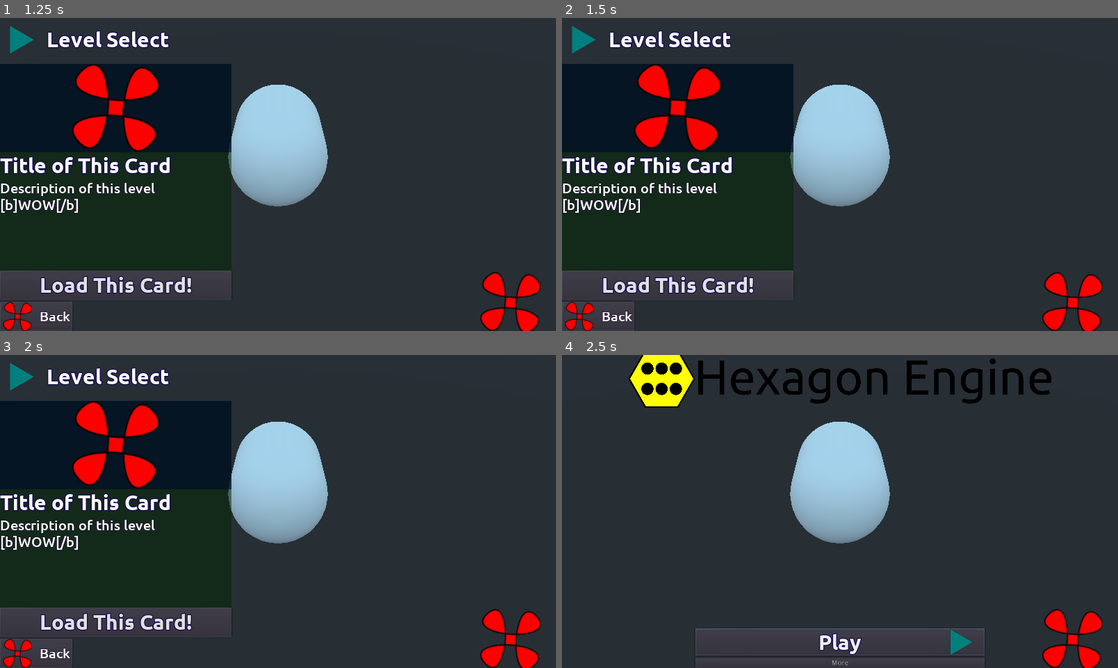
Above: before the commit, frames 1-4 (two rows, left to right).
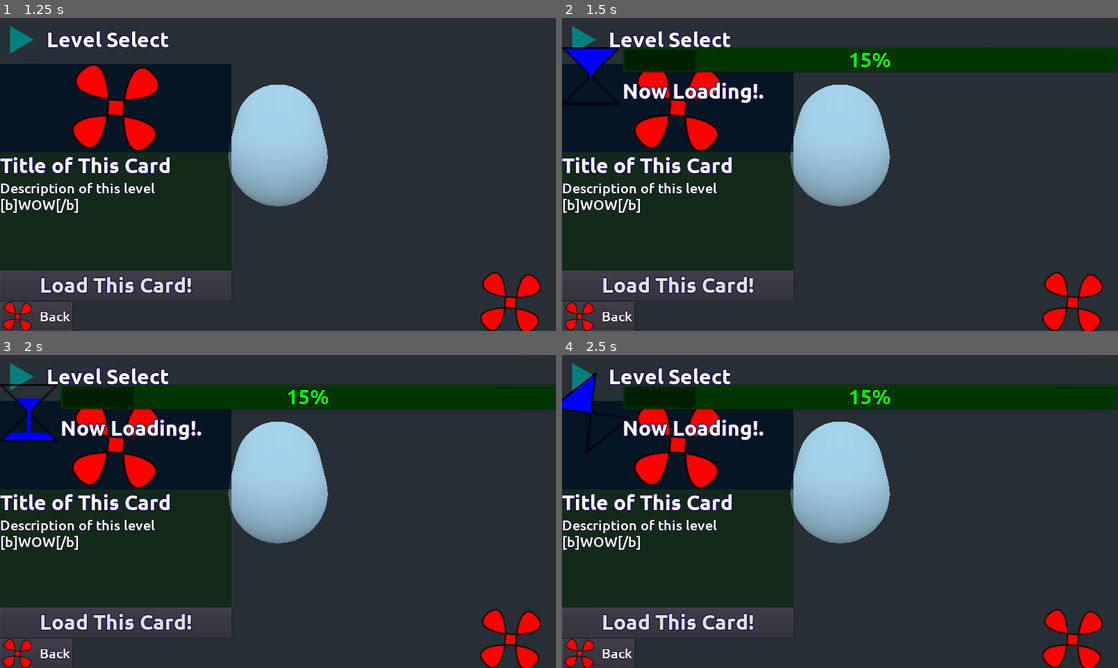
Above: after the commit, the same moments.

Repository: Perkedel/HexagonEngine
Game: Godot game, scene res://HexagonEngineCore.tscn
The game is run twice, just before and just after one commit, with the same random seed, the same clock (stepped at 60 frames per second) and the same inputs.
Inputs (mouse positions are in pixels of both pictures, inside the frame that each line leads up to):
- Up to frame 1 (1.25 s): click "Play" at 0.5 s
- Up to frame 2 (1.5 s): tap Enter at 1.25 s; move the mouse to (962, 158) at 1.27 s; hold Right (ui_right) from 1.28 s (still down); hold 5 from 1.28 s (still down); right-click (962, 158) at 1.35 s; click (962, 158) at 1.42 s
- Up to frame 3 (2 s): keep holding Right (ui_right); keep holding 5
- Up to frame 4 (2.5 s): release Right (ui_right) at 2 s; release 5 at 2 s; click (600, 652) at 2 s

Frame 1 is identical in both runs. In frame 2, 8.3% of the frame differs, in the area x 0-100%, y 9-28%; in frame 3, 8.3%; in frame 4, 39%, in the area x 0-100%, y 0-100%.

Commit message:
Prepared Loading Bar graphics
refer to these tutorials to make loading bar threads

https://www.youtube.com/watch?v=9sHKaQBcgO8
https://www.youtube.com/watch?v=-x0M17IwG0s
https://docs.godotengine.org/en/3.1/tutorials/io/background_loading.html
https://godotengine.org/qa/30565/a-loading-bar-demo

Diff:
--- a/DummyTest/PopupTest.gd
+++ b/DummyTest/PopupTest.gd
@@ -14,7 +14,8 @@
 
 # Called every frame. 'delta' is the elapsed time since the previous frame.
 func _process(delta):
-	if Input.is_mouse_button_pressed(2):
-		$PopupMenu.popup()
+	#if Input.is_mouse_button_pressed(2):
+	if Input.is_action_just_pressed("ui_mouse_right"):
+		$PopupMenu.popup(Rect2(get_local_mouse_position(), Vector2(100,200)))
 		pass
 	pass
--- /dev/null
+++ b/GameDVDCardtridge/TemplateHexagonEngine/MenuPart/GravityHourGlass.tscn
@@ -0,0 +1,19 @@
+[gd_scene load_steps=2 format=2]
+
+[ext_resource path="res://Sprites/AnimatedTexture/GravityHourGlass-Animate.tres" type="Texture" id=1]
+
+[node name="GravityHourGlass" type="TextureRect"]
+anchor_left = 0.5
+anchor_top = 0.5
+anchor_right = 0.5
+anchor_bottom = 0.5
+margin_left = -100.0
+margin_top = -100.0
+margin_right = 100.0
+margin_bottom = 100.0
+rect_min_size = Vector2( 200, 200 )
+rect_pivot_offset = Vector2( 100, 100 )
+size_flags_vertical = 3
+texture = ExtResource( 1 )
+expand = true
+stretch_mode = 6
--- /dev/null
+++ b/GameDVDCardtridge/TemplateHexagonEngine/MenuPart/LoadingAnimates.tscn
@@ -0,0 +1,37 @@
+[gd_scene load_steps=3 format=2]
+
+[sub_resource type="Animation" id=1]
+resource_name = "GravityHourGlassRotate"
+loop = true
+tracks/0/type = "value"
+tracks/0/path = NodePath("HBoxContainer/GravityHourGlass:rect_rotation")
+tracks/0/interp = 1
+tracks/0/loop_wrap = false
+tracks/0/imported = false
+tracks/0/enabled = true
+tracks/0/keys = {
+"times": PoolRealArray( 0, 1 ),
+"transitions": PoolRealArray( 1, 1 ),
+"update": 0,
+"values": [ 0.0, 360.0 ]
+}
+
+[sub_resource type="Animation" id=2]
+resource_name = "GravityHourGlassStonp"
+tracks/0/type = "value"
+tracks/0/path = NodePath("HBoxContainer/GravityHourGlass:rect_rotation")
+tracks/0/interp = 1
+tracks/0/loop_wrap = true
+tracks/0/imported = false
+tracks/0/enabled = true
+tracks/0/keys = {
+"times": PoolRealArray( 0, 1 ),
+"transitions": PoolRealArray( 1, 1 ),
+"update": 0,
+"values": [ 0.0, 0.0 ]
+}
+
+[node name="LoadingAnimates" type="AnimationPlayer"]
+autoplay = "GravityHourGlassRotate"
+anims/GravityHourGlassRotate = SubResource( 1 )
+anims/GravityHourGlassStonp = SubResource( 2 )
--- /dev/null
+++ b/GameDVDCardtridge/TemplateHexagonEngine/MenuPart/LoadingPopup.gd
@@ -0,0 +1,99 @@
+extends Popup
+
+# Declare member variables here. Examples:
+# var a = 2
+# var b = "text"
+export(float, 0, 100) var ProgressMeterValue
+export(String) var ProgressWording
+var Dots = "......."
+export(bool) var LoadingCompleted = false
+export(Color) var IncompleteLoadingColor
+export(Color) var CompleteLoadingColor
+export(float,0,360) var HourglassRotateDegree
+
+# Called when the node enters the scene tree for the first time.
+func _ready():
+	$DotFramePerSec.start(.5)
+	pass # Replace with function body.
+
+func SpawnLoading():
+	popup()
+	DeCompleteTheLoadingNow()
+	pass
+
+func DespawnLoading():
+	hide()
+	pass
+
+func DeCompleteTheLoadingNow():
+	LoadingCompleted = false
+	#$LoadingAnimates.play("GravityHourGlassRotate")
+	$Timerout.stop()
+	$DotFramePerSec.start()
+	$HourglassFramesPerSec.start()
+	ProgressWording = "Now Loading!"
+	pass
+
+func CompleteTheLoadingNow():
+	LoadingCompleted = true
+	#$LoadingAnimates.play("GravityHourGlassStonp")
+	$Timerout.start()
+	$DotFramePerSec.stop()
+	$HourglassFramesPerSec.stop()
+	ProgressWording = "Loading Completed!"
+	pass
+
+func UpdateDots():
+	Dots += "."
+	if Dots == "........":
+		Dots = ""
+		pass
+	pass
+
+func RotateHourglass():
+	HourglassRotateDegree += 2
+	if HourglassRotateDegree >= 360:
+		HourglassRotateDegree = 0
+		pass
+
+	pass
+
+# Called every frame. 'delta' is the elapsed time since the previous frame.
+func _process(delta):
+	$HBoxContainer/VBoxContainer/ProgressBar.value = ProgressMeterValue
+	$HBoxContainer/VBoxContainer/LoadingHintWord.text = ProgressWording + Dots
+
+	if Input.is_key_pressed(KEY_5):
+		SpawnLoading()
+		pass
+
+	if Input.is_key_pressed(KEY_4):
+		CompleteTheLoadingNow()
+		pass
+
+	if LoadingCompleted:
+		$HBoxContainer/VBoxContainer/ProgressBar.self_modulate = CompleteLoadingColor
+
+		pass
+	else:
+		$HBoxContainer/VBoxContainer/ProgressBar.self_modulate = IncompleteLoadingColor
+		pass
+
+	$HBoxContainer/GravityHourGlass.set_rotation_degrees(HourglassRotateDegree)
+	pass
+
+
+func _on_Timerout_timeout():
+	#$LoadingAnimates.stop()
+	hide()
+	pass # Replace with function body.
+
+
+func _on_DotFramePerSec_timeout():
+	UpdateDots()
+	pass # Replace with function body.
+
+
+func _on_HourglassFramesPerSec_timeout():
+	RotateHourglass()
+	pass # Replace with function body.
--- /dev/null
+++ b/GameDVDCardtridge/TemplateHexagonEngine/MenuPart/LoadingPopup.tscn
@@ -0,0 +1,73 @@
+[gd_scene load_steps=4 format=2]
+
+[ext_resource path="res://GameDVDCardtridge/TemplateHexagonEngine/MenuPart/LoadingPopup.gd" type="Script" id=1]
+[ext_resource path="res://GameDVDCardtridge/TemplateHexagonEngine/MenuPart/GravityHourGlass.tscn" type="PackedScene" id=2]
+[ext_resource path="res://font/Built/Ubuntu_B_72.tres" type="DynamicFont" id=3]
+
+[node name="LoadingPopup" type="Popup"]
+visible = true
+anchor_right = 1.0
+margin_top = 100.0
+margin_bottom = 300.0
+popup_exclusive = true
+script = ExtResource( 1 )
+ProgressMeterValue = 15.0
+ProgressWording = "Loading Wordings"
+IncompleteLoadingColor = Color( 0, 1, 0, 1 )
+CompleteLoadingColor = Color( 0, 0, 1, 1 )
+
+[node name="HBoxContainer" type="HBoxContainer" parent="."]
+anchor_right = 1.0
+anchor_bottom = 1.0
+
+[node name="GravityHourGlass" parent="HBoxContainer" instance=ExtResource( 2 )]
+anchor_left = 0.0
+anchor_top = 0.0
+anchor_right = 0.0
+anchor_bottom = 0.0
+margin_left = 0.0
+margin_top = 0.0
+margin_right = 200.0
+margin_bottom = 200.0
+
+[node name="VBoxContainer" type="VBoxContainer" parent="HBoxContainer"]
+margin_left = 208.0
+margin_right = 1920.0
+margin_bottom = 200.0
+size_flags_horizontal = 3
+size_flags_vertical = 7
+
+[node name="ProgressBar" type="ProgressBar" parent="HBoxContainer/VBoxContainer"]
+self_modulate = Color( 0, 1, 0, 1 )
+margin_right = 1712.0
+margin_bottom = 90.0
+rect_min_size = Vector2( 0, 90 )
+size_flags_horizontal = 3
+size_flags_vertical = 2
+custom_fonts/font = ExtResource( 3 )
+value = 15.0
+rounded = true
+
+[node name="LoadingHintWord" type="Label" parent="HBoxContainer/VBoxContainer"]
+margin_top = 107.0
+margin_right = 1712.0
+margin_bottom = 197.0
+rect_min_size = Vector2( 0, 90 )
+size_flags_horizontal = 3
+size_flags_vertical = 6
+custom_fonts/font = ExtResource( 3 )
+text = "LoadingWord"
+valign = 1
+
+[node name="Timerout" type="Timer" parent="."]
+wait_time = 2.0
+one_shot = true
+
+[node name="DotFramePerSec" type="Timer" parent="."]
+wait_time = 0.5
+
+[node name="HourglassFramesPerSec" type="Timer" parent="."]
+wait_time = 0.01
+[connection signal="timeout" from="Timerout" to="." method="_on_Timerout_timeout"]
+[connection signal="timeout" from="DotFramePerSec" to="." method="_on_DotFramePerSec_timeout"]
+[connection signal="timeout" from="HourglassFramesPerSec" to="." method="_on_HourglassFramesPerSec_timeout"]
--- a/GameDVDCardtridge/TemplateHexagonEngine/MenuPart/Spaces/UIspace.tscn
+++ b/GameDVDCardtridge/TemplateHexagonEngine/MenuPart/Spaces/UIspace.tscn
@@ -1,10 +1,11 @@
-[gd_scene load_steps=6 format=2]
+[gd_scene load_steps=7 format=2]
 
 [ext_resource path="res://Scripts/UIspace.gd" type="Script" id=1]
 [ext_resource path="res://GameDVDCardtridge/TemplateHexagonEngine/MenuPart/MainMenu.tscn" type="PackedScene" id=2]
 [ext_resource path="res://Sprites/MavrickleIcon.png" type="Texture" id=3]
 [ext_resource path="res://GameDVDCardtridge/TemplateHexagonEngine/MenuPart/NextMenu.tscn" type="PackedScene" id=4]
 [ext_resource path="res://GameDVDCardtridge/TemplateHexagonEngine/MenuPart/AreYouSureDialog.tscn" type="PackedScene" id=5]
+[ext_resource path="res://GameDVDCardtridge/TemplateHexagonEngine/MenuPart/LoadingPopup.tscn" type="PackedScene" id=6]
 
 [node name="UIspace" type="Control"]
 pause_mode = 2
@@ -35,6 +36,9 @@
 anchor_bottom = 1.0
 
 [node name="AreYouSureDialog" parent="." instance=ExtResource( 5 )]
+
+[node name="LoadingPopup" parent="." instance=ExtResource( 6 )]
+visible = false
 [connection signal="PressChangeDVD" from="MainMenu" to="." method="_on_MainMenu_PressChangeDVD"]
 [connection signal="PressExit" from="MainMenu" to="." method="_on_MainMenu_PressExit"]
 [connection signal="PressExtras" from="MainMenu" to="." method="_on_MainMenu_PressExtras"]
--- a/HexagonEngineCore.tscn
+++ b/HexagonEngineCore.tscn
@@ -14,7 +14,7 @@
 
 [node name="TemplateHexagonEngine" parent="DVDCartridgeSlot" instance=ExtResource( 3 )]
 
-[node name="MetaMenu" type="Node" parent="."]
+[node name="MetaMenu" type="CanvasLayer" parent="."]
 
 [node name="ChangeDVDMenu" parent="MetaMenu" instance=ExtResource( 4 )]
 visible = false
--- /dev/null
+++ b/Sprites/AnimatedTexture/GravityHourGlass-Animate.tres
@@ -0,0 +1,125 @@
+[gd_resource type="AnimatedTexture" load_steps=39 format=2]
+
+[ext_resource path="res://Piskel/Gravity_HourGlass/GravityHourGlass_00.png" type="Texture" id=1]
+[ext_resource path="res://Piskel/Gravity_HourGlass/GravityHourGlass_01.png" type="Texture" id=2]
+[ext_resource path="res://Piskel/Gravity_HourGlass/GravityHourGlass_10.png" type="Texture" id=3]
+[ext_resource path="res://Piskel/Gravity_HourGlass/GravityHourGlass_11.png" type="Texture" id=4]
+[ext_resource path="res://Piskel/Gravity_HourGlass/GravityHourGlass_12.png" type="Texture" id=5]
+[ext_resource path="res://Piskel/Gravity_HourGlass/GravityHourGlass_13.png" type="Texture" id=6]
+[ext_resource path="res://Piskel/Gravity_HourGlass/GravityHourGlass_14.png" type="Texture" id=7]
+[ext_resource path="res://Piskel/Gravity_HourGlass/GravityHourGlass_15.png" type="Texture" id=8]
+[ext_resource path="res://Piskel/Gravity_HourGlass/GravityHourGlass_16.png" type="Texture" id=9]
+[ext_resource path="res://Piskel/Gravity_HourGlass/GravityHourGlass_17.png" type="Texture" id=10]
+[ext_resource path="res://Piskel/Gravity_HourGlass/GravityHourGlass_19.png" type="Texture" id=11]
+[ext_resource path="res://Piskel/Gravity_HourGlass/GravityHourGlass_02.png" type="Texture" id=12]
+[ext_resource path="res://Piskel/Gravity_HourGlass/GravityHourGlass_20.png" type="Texture" id=13]
+[ext_resource path="res://Piskel/Gravity_HourGlass/GravityHourGlass_21.png" type="Texture" id=14]
+[ext_resource path="res://Piskel/Gravity_HourGlass/GravityHourGlass_22.png" type="Texture" id=15]
+[ext_resource path="res://Piskel/Gravity_HourGlass/GravityHourGlass_23.png" type="Texture" id=16]
+[ext_resource path="res://Piskel/Gravity_HourGlass/GravityHourGlass_24.png" type="Texture" id=17]
+[ext_resource path="res://Piskel/Gravity_HourGlass/GravityHourGlass_25.png" type="Texture" id=18]
+[ext_resource path="res://Piskel/Gravity_HourGlass/GravityHourGlass_26.png" type="Texture" id=19]
+[ext_resource path="res://Piskel/Gravity_HourGlass/GravityHourGlass_27.png" type="Texture" id=20]
+[ext_resource path="res://Piskel/Gravity_HourGlass/GravityHourGlass_28.png" type="Texture" id=21]
+[ext_resource path="res://Piskel/Gravity_HourGlass/GravityHourGlass_29.png" type="Texture" id=22]
+[ext_resource path="res://Piskel/Gravity_HourGlass/GravityHourGlass_03.png" type="Texture" id=23]
+[ext_resource path="res://Piskel/Gravity_HourGlass/GravityHourGlass_30.png" type="Texture" id=24]
+[ext_resource path="res://Piskel/Gravity_HourGlass/GravityHourGlass_31.png" type="Texture" id=25]
+[ext_resource path="res://Piskel/Gravity_HourGlass/GravityHourGlass_32.png" type="Texture" id=26]
+[ext_resource path="res://Piskel/Gravity_HourGlass/GravityHourGlass_33.png" type="Texture" id=27]
+[ext_resource path="res://Piskel/Gravity_HourGlass/GravityHourGlass_34.png" type="Texture" id=28]
+[ext_resource path="res://Piskel/Gravity_HourGlass/GravityHourGlass_35.png" type="Texture" id=29]
+[ext_resource path="res://Piskel/Gravity_HourGlass/GravityHourGlass_36.png" type="Texture" id=30]
+[ext_resource path="res://Piskel/Gravity_HourGlass/GravityHourGlass_37.png" type="Texture" id=31]
+[ext_resource path="res://Piskel/Gravity_HourGlass/GravityHourGlass_38.png" type="Texture" id=32]
+[ext_resource path="res://Piskel/Gravity_HourGlass/GravityHourGlass_39.png" type="Texture" id=33]
+[ext_resource path="res://Piskel/Gravity_HourGlass/GravityHourGlass_04.png" type="Texture" id=34]
+[ext_resource path="res://Piskel/Gravity_HourGlass/GravityHourGlass_05.png" type="Texture" id=35]
+[ext_resource path="res://Piskel/Gravity_HourGlass/GravityHourGlass_06.png" type="Texture" id=36]
+[ext_resource path="res://Piskel/Gravity_HourGlass/GravityHourGlass_07.png" type="Texture" id=37]
+[ext_resource path="res://Piskel/Gravity_HourGlass/GravityHourGlass_08.png" type="Texture" id=38]
+
+[resource]
+resource_name = "Gravity HourGlass"
+flags = 4
+frames = 40
+fps = 24.0
+frame_0/texture = ExtResource( 1 )
+frame_1/texture = ExtResource( 2 )
+frame_1/delay_sec = 0.0
+frame_2/texture = ExtResource( 12 )
+frame_2/delay_sec = 0.0
+frame_3/texture = ExtResource( 23 )
+frame_3/delay_sec = 0.0
+frame_4/texture = ExtResource( 34 )
+frame_4/delay_sec = 0.0
+frame_5/texture = ExtResource( 35 )
+frame_5/delay_sec = 0.0
+frame_6/texture = ExtResource( 36 )
+frame_6/delay_sec = 0.0
+frame_7/texture = ExtResource( 37 )
+frame_7/delay_sec = 0.0
+frame_8/texture = ExtResource( 38 )
+frame_8/delay_sec = 0.0
+frame_9/texture = ExtResource( 3 )
+frame_9/delay_sec = 0.0
+frame_10/texture = ExtResource( 3 )
+frame_10/delay_sec = 0.0
+frame_11/texture = ExtResource( 4 )
+frame_11/delay_sec = 0.0
+frame_12/texture = ExtResource( 5 )
+frame_12/delay_sec = 0.0
+frame_13/texture = ExtResource( 6 )
+frame_13/delay_sec = 0.0
+frame_14/texture = ExtResource( 7 )
+frame_14/delay_sec = 0.0
+frame_15/texture = ExtResource( 8 )
+frame_15/delay_sec = 0.0
+frame_16/texture = ExtResource( 9 )
+frame_16/delay_sec = 0.0
+frame_17/texture = ExtResource( 10 )
+frame_17/delay_sec = 0.0
+frame_18/texture = ExtResource( 11 )
+frame_18/delay_sec = 0.0
+frame_19/texture = ExtResource( 11 )
+frame_19/delay_sec = 0.0
+frame_20/texture = ExtResource( 13 )
+frame_20/delay_sec = 0.0
+frame_21/texture = ExtResource( 14 )
+frame_21/delay_sec = 0.0
+frame_22/texture = ExtResource( 15 )
+frame_22/delay_sec = 0.0
+frame_23/texture = ExtResource( 16 )
+frame_23/delay_sec = 0.0
+frame_24/texture = ExtResource( 17 )
+frame_24/delay_sec = 0.0
+frame_25/texture = ExtResource( 18 )
+frame_25/delay_sec = 0.0
+frame_26/texture = ExtResource( 19 )
+frame_26/delay_sec = 0.0
+frame_27/texture = ExtResource( 20 )
+frame_27/delay_sec = 0.0
+frame_28/texture = ExtResource( 21 )
+frame_28/delay_sec = 0.0
+frame_29/texture = ExtResource( 22 )
+frame_29/delay_sec = 0.0
+frame_30/texture = ExtResource( 24 )
+frame_30/delay_sec = 0.0
+frame_31/texture = ExtResource( 25 )
+frame_31/delay_sec = 0.0
+frame_32/texture = ExtResource( 26 )
+frame_32/delay_sec = 0.0
+frame_33/texture = ExtResource( 27 )
+frame_33/delay_sec = 0.0
+frame_34/texture = ExtResource( 28 )
+frame_34/delay_sec = 0.0
+frame_35/texture = ExtResource( 29 )
+frame_35/delay_sec = 0.0
+frame_36/texture = ExtResource( 30 )
+frame_36/delay_sec = 0.0
+frame_37/texture = ExtResource( 31 )
+frame_37/delay_sec = 0.0
+frame_38/texture = ExtResource( 32 )
+frame_38/delay_sec = 0.0
+frame_39/texture = ExtResource( 33 )
+frame_39/delay_sec = 0.0
--- a/project.godot
+++ b/project.godot
@@ -46,6 +46,19 @@
 
 theme/use_hidpi=true
 
+[input]
+
+ui_mouse_right={
+"deadzone": 0.5,
+"events": [ Object(InputEventMouseButton,"resource_local_to_scene":false,"resource_name":"","device":0,"alt":false,"shift":false,"control":false,"meta":false,"command":false,"button_mask":0,"position":Vector2( 0, 0 ),"global_position":Vector2( 0, 0 ),"factor":1.0,"button_index":2,"pressed":false,"doubleclick":false,"script":null)
+ ]
+}
+ui_mouse_left={
+"deadzone": 0.5,
+"events": [ Object(InputEventMouseButton,"resource_local_to_scene":false,"resource_name":"","device":0,"alt":false,"shift":false,"control":false,"meta":false,"command":false,"button_mask":0,"position":Vector2( 0, 0 ),"global_position":Vector2( 0, 0 ),"factor":1.0,"button_index":1,"pressed":false,"doubleclick":false,"script":null)
+ ]
+}
+
 [physics]
 
 common/physics_fps=500
Not shown, added: Piskel/Gravity_HourGlass/GravityHourGlass_00.png.import
Not shown, added: Piskel/Gravity_HourGlass/GravityHourGlass_01.png.import
Not shown, added: Piskel/Gravity_HourGlass/GravityHourGlass_02.png.import
Not shown, added: Piskel/Gravity_HourGlass/GravityHourGlass_03.png.import
Not shown, added: Piskel/Gravity_HourGlass/GravityHourGlass_04.png.import
Not shown, added: Piskel/Gravity_HourGlass/GravityHourGlass_05.png.import
Not shown, added: Piskel/Gravity_HourGlass/GravityHourGlass_06.png.import
Not shown, added: Piskel/Gravity_HourGlass/GravityHourGlass_07.png.import
Not shown, added: Piskel/Gravity_HourGlass/GravityHourGlass_08.png.import
Not shown, added: Piskel/Gravity_HourGlass/GravityHourGlass_09.png.import
Not shown, added: Piskel/Gravity_HourGlass/GravityHourGlass_10.png.import
Not shown, added: Piskel/Gravity_HourGlass/GravityHourGlass_11.png.import
(and 28 more such lines)
